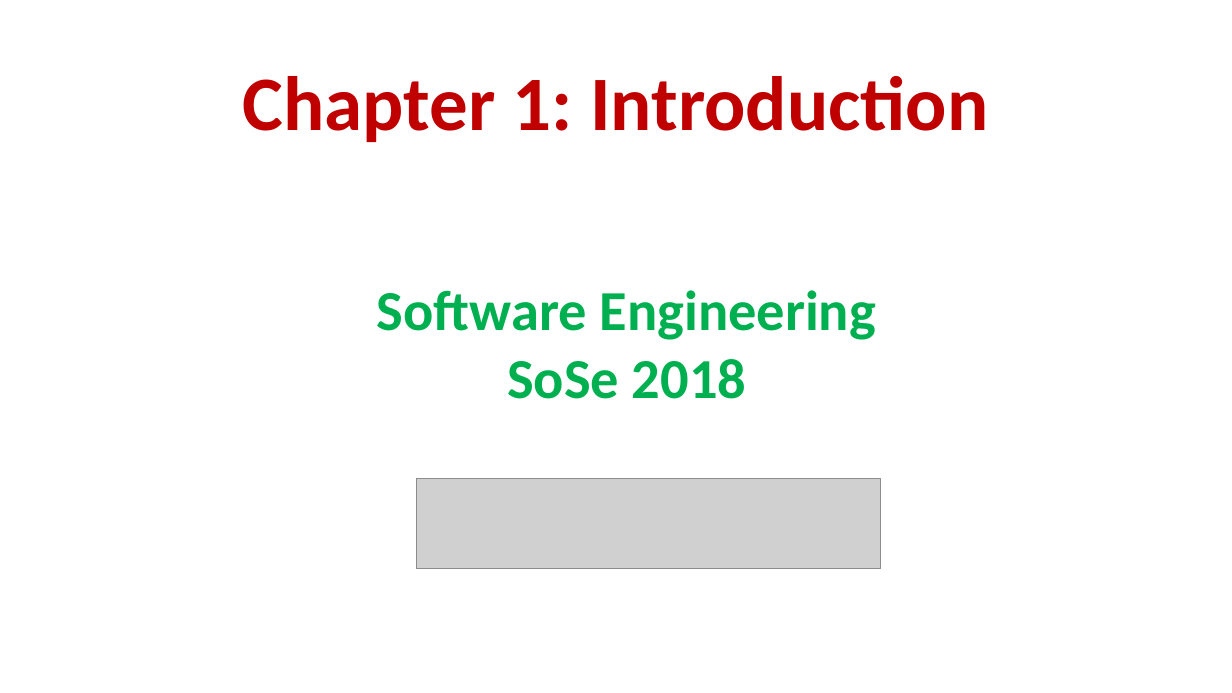
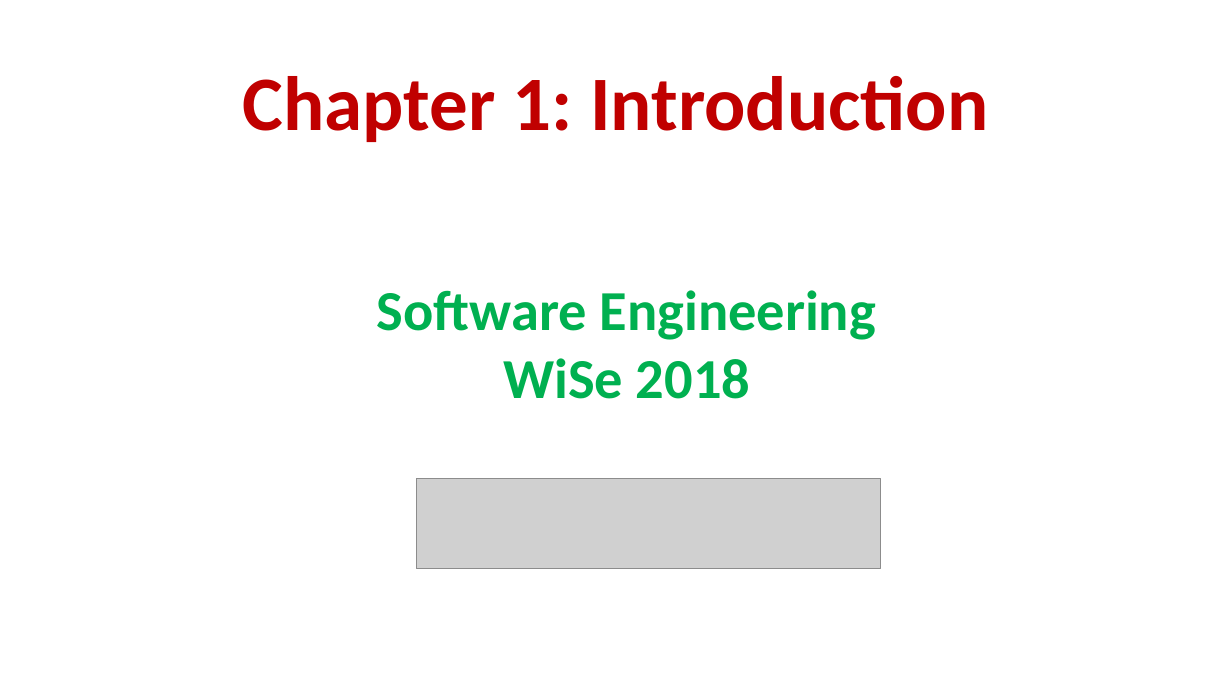
Before and after one commit to stevenschwenke/SoftwareEngineeringCourse, a slide deck: slide 1 of 01_introduction/introduction_slides.pptx. Drawn at 1232x693 pixels with LibreOffice and Linux fonts; fonts in the diff are those of the drawing; grey boxes stand for pictures. Boxes give left, top, right and bottom in pixels: in the first picture for what was removed or moved away, otherwise in the second. Text is boxed around its words. In the diff, an @@ line names an element or a change of style, - is before the commit and + after.

```diff
--- a/01_introduction/introduction_slides.pptx
+++ b/01_introduction/introduction_slides.pptx
@@ text at [503,358,750,399]: text changed @@
-SoSe 2018
+WiSe 2018
```
Also in this commit, not shown: 1 other slide changed, 1 slide added, 11 other files.
